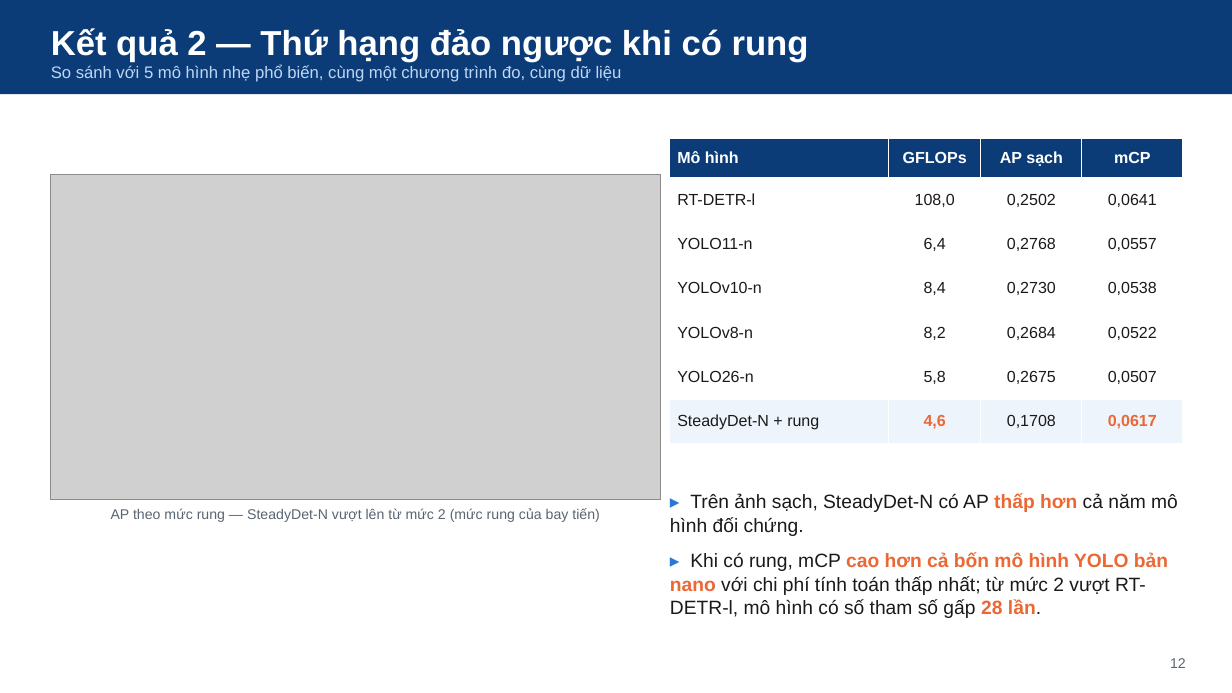
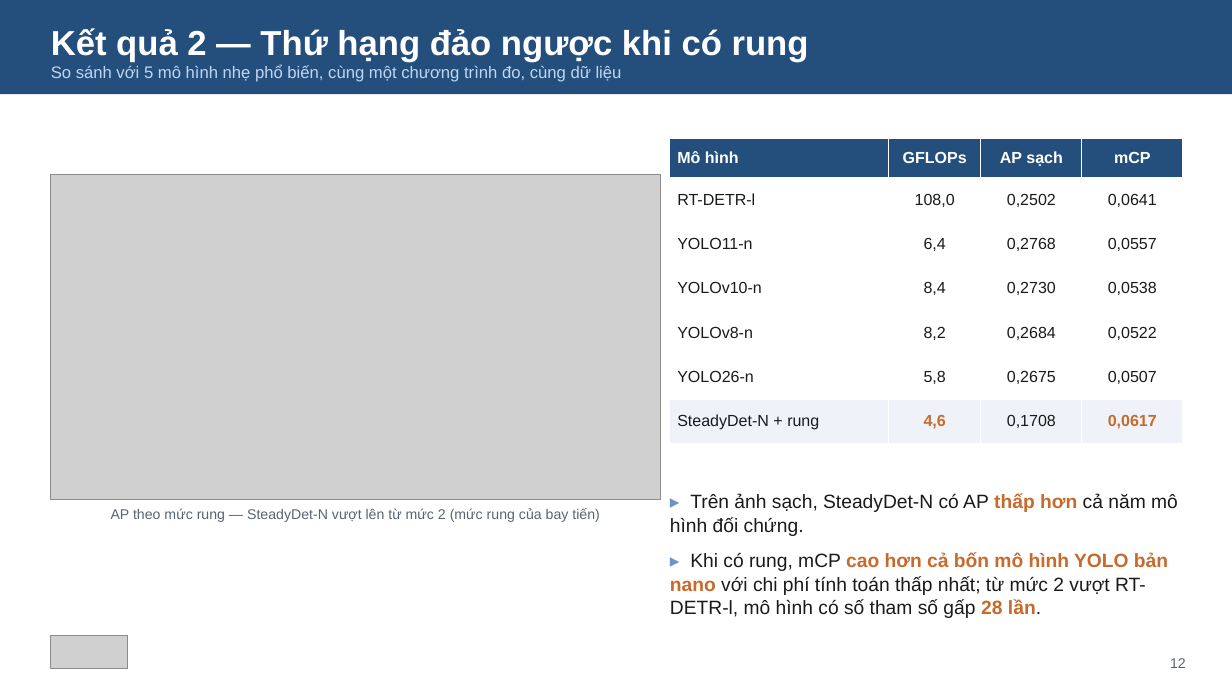
Before and after one commit to NhanHuynh2006/Drone_Following, a slide deck: slide 12 of nckh_SV2026-474/slides/SteadyDet-N_nghiem_thu_nhe.pptx. Drawn at 1232x693 pixels with LibreOffice and Linux fonts; fonts in the diff are those of the drawing; grey boxes stand for pictures. Boxes give left, top, right and bottom in pixels: in the first picture for what was removed or moved away, otherwise in the second. Text is boxed around its words. In the diff, an @@ line names an element or a change of style, - is before the commit and + after.

```diff
--- a/nckh_SV2026-474/slides/SteadyDet-N_nghiem_thu_nhe.pptx
+++ b/nckh_SV2026-474/slides/SteadyDet-N_nghiem_thu_nhe.pptx
@@ rectangle "Kết quả 2 — Thứ ..." at <box>0,0,1232,94</box>: fill #0B3C78 to #244E7C @@
@@ table at <box>670,139,1183,444</box> @@
@@ fill #0B3C78 to #244E7C in row 1 @@
@@ fill #EEF4FC to #EFF3F9 in row 7 @@
@@ text colour #EB6834 to #C86A2C in "4,6", "0,0617" @@
@@ text "▸ Trên ảnh sạch, SteadyDet-N ..." at <box>670,494,1178,614</box>: text colour #2A78D6 to #6B95C5 in "▸", "▸"; text colour #EB6834 to #C86A2C in "thấp hơn", "cao hơn cả bốn mô hình YOLO ..." @@
@@ picture added at <box>51,636,128,669</box> @@
```
Also in this commit, not shown: 24 other slides changed, 23 other files.
